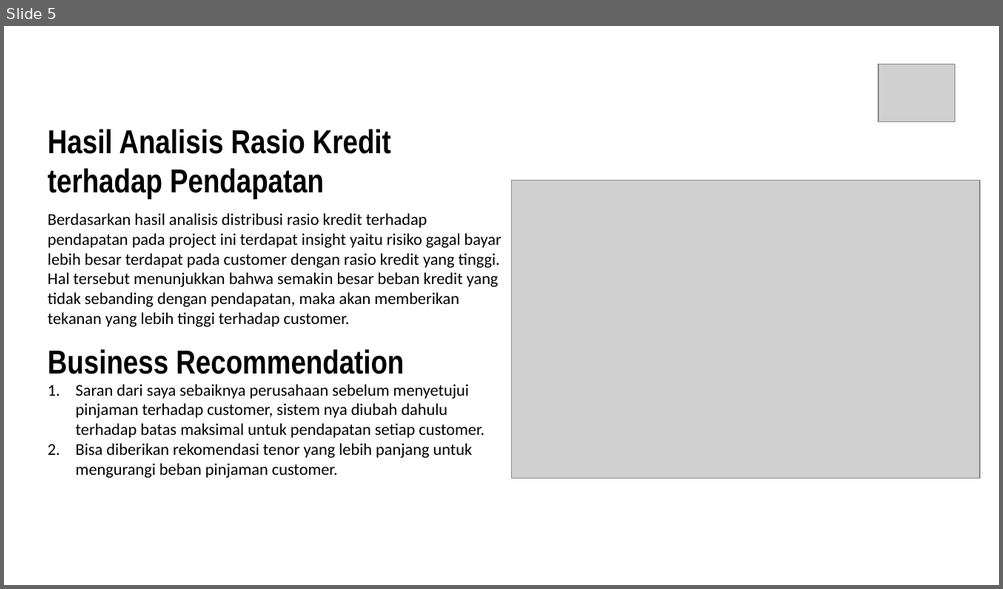
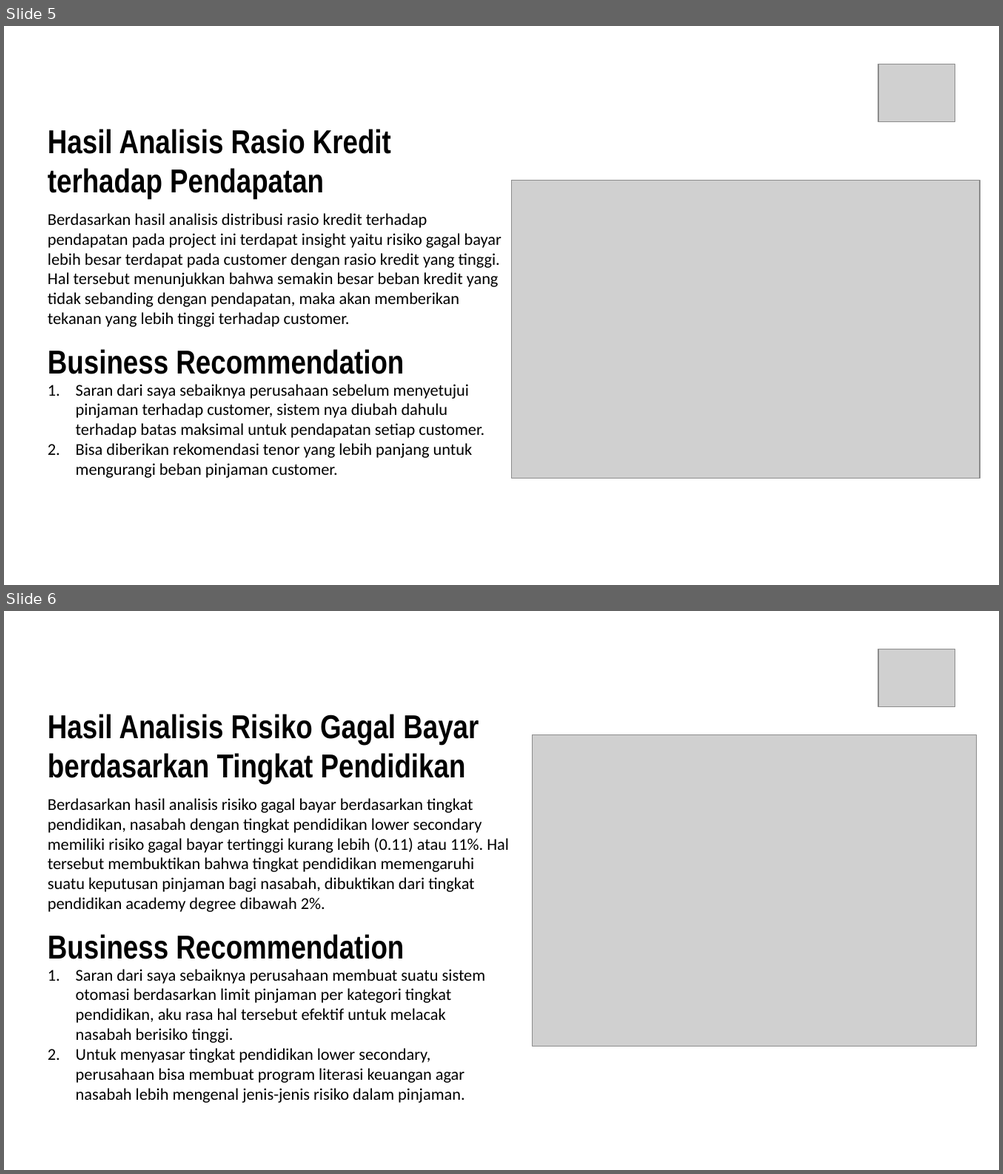
Before and after one commit to clexanp/Home-Credit-Scorecard-Model, a slide deck: PPT Final Project Home Credit Scoring_Raihan Azhar Rafi.pptx. Shown one above the other, each under a label of ours: slide 5 before the commit, slides 5 and 6 after it. The pictures are 1003x589 and 1003x1174 pixels, drawn with LibreOffice and Linux fonts; fonts in the diff are those of the drawing; grey boxes stand for pictures. Boxes give left, top, right and bottom in pixels: in the first picture for what was removed or moved away, otherwise in the second. Text is boxed around its words. In the diff, an @@ line names an element or a change of style, - is before the commit and + after.

```diff
--- a/PPT Final Project Home Credit Scoring_Raihan Azhar Rafi.pptx
+++ b/PPT Final Project Home Credit Scoring_Raihan Azhar Rafi.pptx
@@ slide 6 added at [4,611,999,1170], background #FFFFFF @@
@@ picture added at [879,649,956,706] @@
@@ text added at [48,714,478,785], 32 pt, text #000000, bold @@
+Hasil Analisis Risiko Gagal Bayar berdasarkan Tingkat Pendidikan
@@ picture added at [532,735,976,1046] @@
@@ text added at [48,798,509,912], 16 pt, text #000000 @@
+Berdasarkan hasil analisis risiko gagal bayar berdasarkan tingkat pendidikan, nasabah dengan tingkat pendidikan lower secondary memiliki risiko gagal bayar tertinggi kurang lebih (0.11) atau 11%. Hal tersebut membuktikan bahwa tingkat pendidikan memengaruhi suatu keputusan pinjaman bagi nasabah, dibuktikan dari tingkat pendidikan academy degree dibawah 2%.
@@ text added at [48,934,404,960], 32 pt, text #000000, bold @@
+Business Recommendation
@@ text added at [76,969,486,1103], 16 pt, text #000000 @@
+1. Saran dari saya sebaiknya perusahaan membuat suatu sistem otomasi berdasarkan limit pinjaman per kategori tingkat pendidikan, aku rasa hal tersebut efektif untuk melacak nasabah berisiko tinggi.
+2. Untuk menyasar tingkat pendidikan lower secondary, perusahaan bisa membuat program literasi keuangan agar nasabah lebih mengenal jenis-jenis risiko dalam pinjaman.
```
Also in this commit, not shown: 2 slides changed, 2 other slides added, 1 other file.
